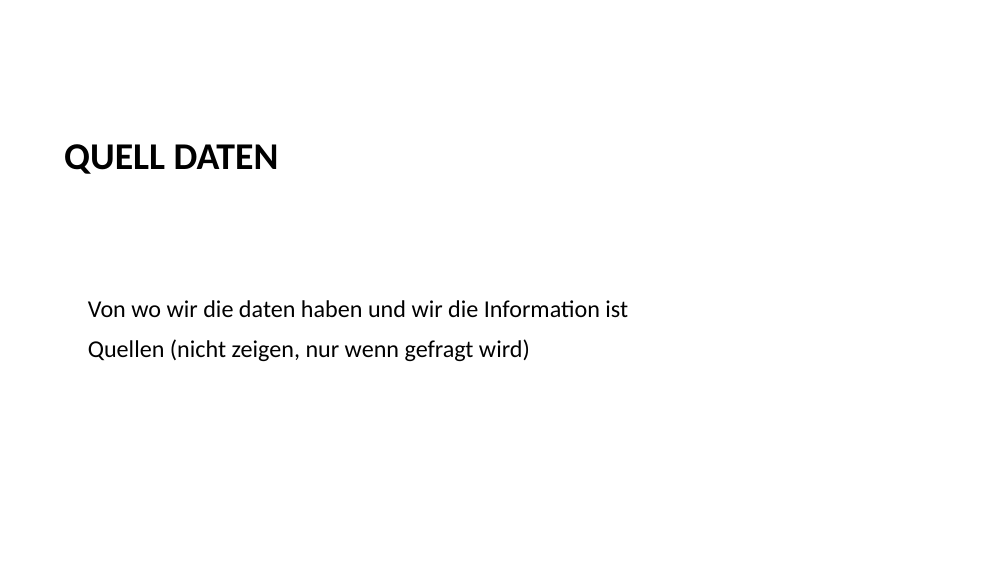
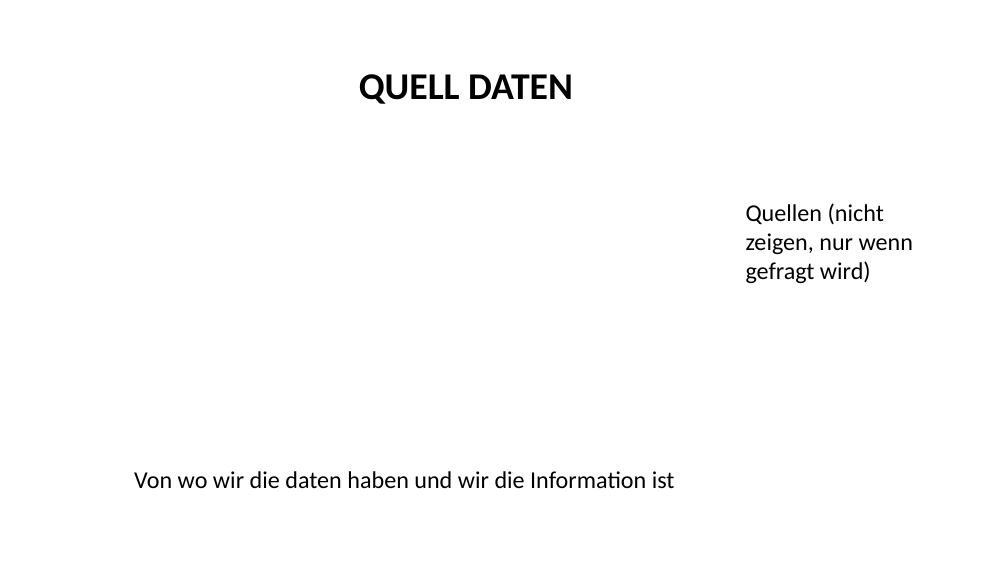
Before and after one commit to I8pieunihaspel/Uniprojekt, a slide deck: slide 13 of Präsentation/Uni-Projekt.odp. Drawn at 1008x567 pixels with LibreOffice and Linux fonts; fonts in the diff are those of the drawing; background and template pictures are left out. Boxes give left, top, right and bottom in pixels: in the first picture for what was removed or moved away, otherwise in the second. Text is boxed around its words. In the diff, an @@ line names an element or a change of style, - is before the commit and + after.

```diff
--- a/Präsentation/Uni-Projekt.odp
+++ b/Präsentation/Uni-Projekt.odp
@@ title "QUELL DATEN": place and size @@
-title "QUELL DATEN" at (64,144,279,174)
+title "QUELL DATEN" at (359,74,573,104)
@@ text added at (746,203,913,283), 23 pt, text #000000 @@
+• Quellen (nicht zeigen, nur wenn gefragt wird)
@@ text at (88,339,530,361): paragraph removed @@
-• Quellen (nicht zeigen, nur wenn gefragt wird)
@@ text "Von wo wir die daten ...": place and size @@
-text "Von wo wir die daten ..." at (88,300,628,361)
+text "Von wo wir die daten ..." at (134,471,675,488)
@@ text "Von wo wir die daten ..." at (134,471,675,488): bullet • to ● @@
```
Also in this commit, not shown: 1 other slide changed.
